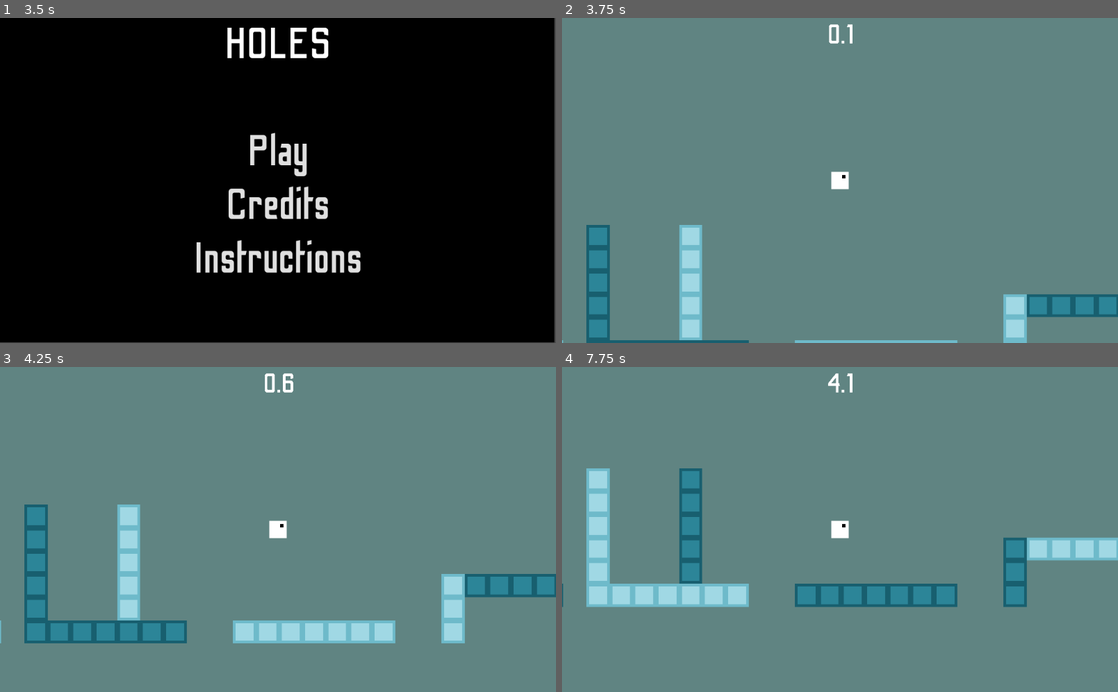
Above: before the commit, frames 1-4 (two rows, left to right).
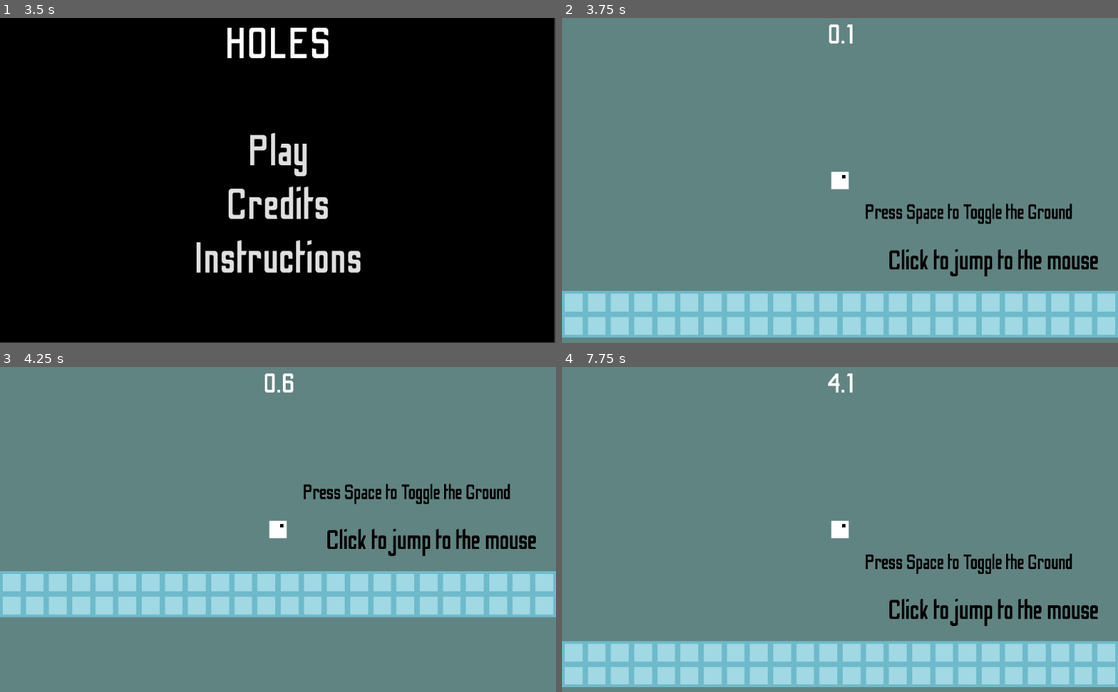
Above: after the commit, the same moments.

Repository: jonot-cyber/brackeys-game-jam-game-that-i-am-doing
Game: Godot game, scene res://Scenes/UI.tscn
The game is run twice, just before and just after one commit, with the same random seed, the same clock (stepped at 60 frames per second) and the same inputs.
Inputs (mouse positions are in pixels of both pictures, inside the frame that each line leads up to):
- Up to frame 1 (3.5 s): click "Credits" at 0.5 s; click "Back" at 1.25 s; click "Instructions" at 2 s; click "Back" at 2.75 s
- Up to frame 2 (3.75 s): click "Play" at 3.5 s
- Up to frame 3 (4.25 s): no input
- Up to frame 4 (7.75 s): tap Enter at 4.25 s; move the mouse to (962, 513) at 4.27 s; click (962, 513) at 4.42 s; tap Space at 4.52, 7.52 s; drag from (728, 545) to (812, 594) at 5.02 s; move the mouse to (895, 458) at 5.77 s; click (895, 458) at 5.92 s; drag from (812, 594) to (673, 480) at 6.52 s; move the mouse to (1006, 578) at 7.27 s; click (1006, 578) at 7.42 s

Frame 1 is identical in both runs. In frame 2, 18% of the frame differs, in the area x 0-100%, y 57-100%; in frame 3, 22%; in frame 4, 25%, in the area x 0-100%, y 31-99%.

Commit message:
f

Diff:
--- a/Scenes/Game.tscn
+++ b/Scenes/Game.tscn
@@ -97,7 +97,6 @@
 [node name="Player" parent="." instance=ExtResource( 4 )]
 
 [node name="Spawn" type="Position2D" parent="."]
-position = Vector2( 39032.9, 111.427 )
 
 [node name="EndPoint" type="Area2D" parent="."]
 position = Vector2( 52603.6, -802.169 )
